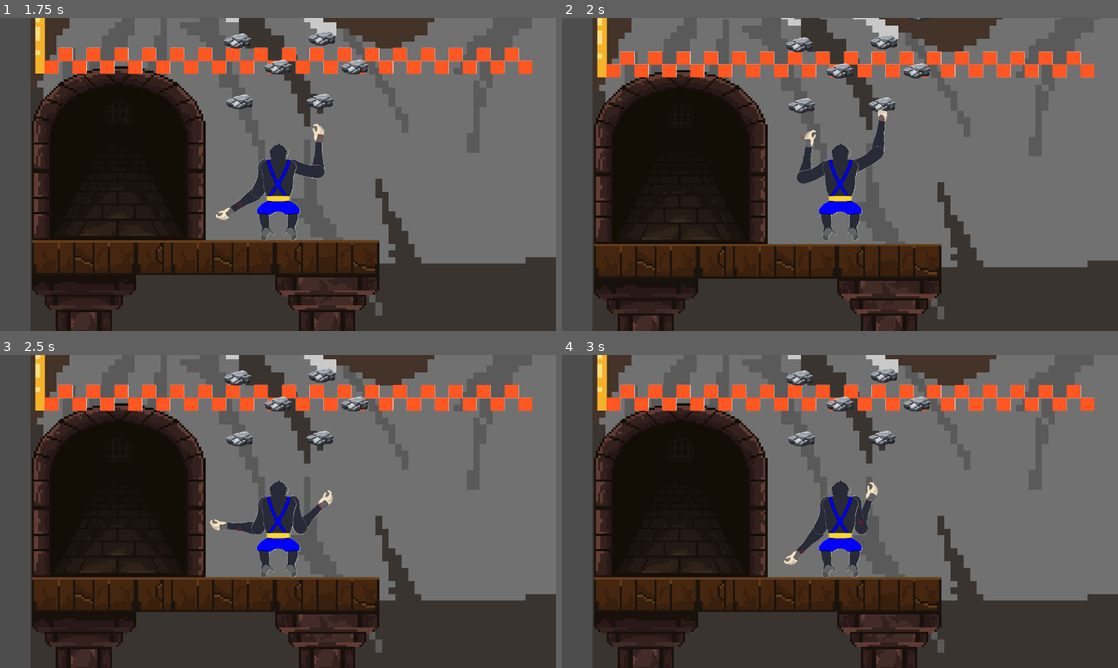
Above: before the commit, frames 1-4 (two rows, left to right).
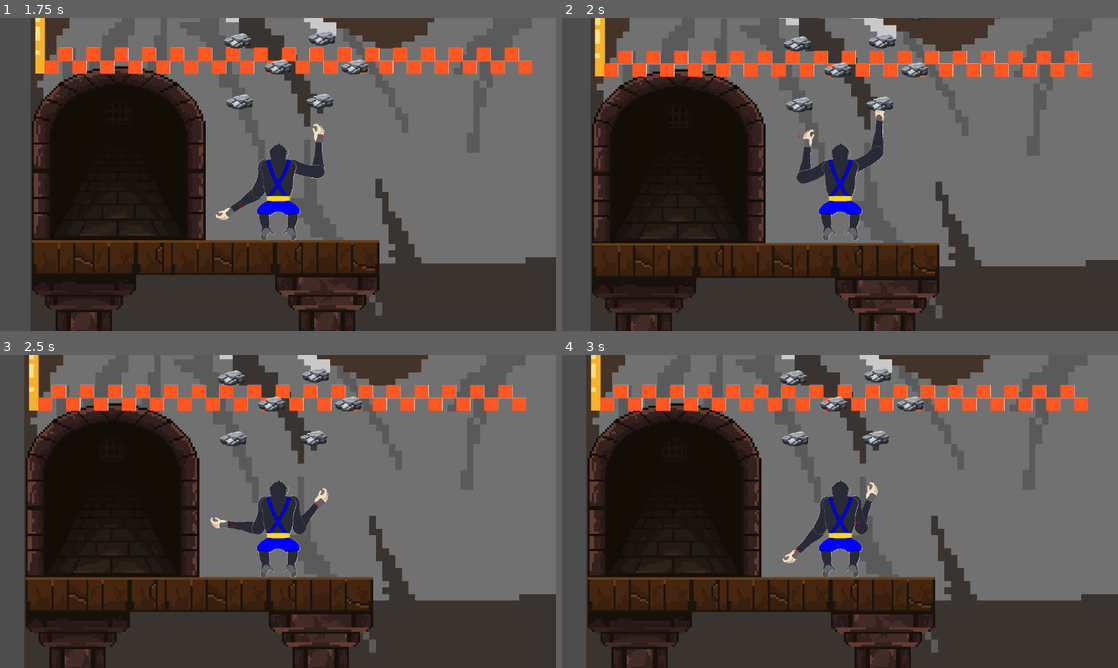
Above: after the commit, the same moments.

Repository: Igg2000/Juego_Escalada
Game: Godot game, scene res://scenes/menu.tscn
Two runs of this game, one before a commit and one after it. Both use one fixed random seed, a clock stepped at 60 frames per second and the inputs below. The engine's default icon, where the game draws it, is replaced by a stand-in: a white triangle on a blue panel in a dark square.
Inputs:
- Up to frame 1 (1.75 s): click "Tiempo" at 0.5 s; hold Space (agarre_derecho) from 1.28 s (still down); hold I from 1.28 s (still down)
- Up to frame 2 (2 s): keep holding Space (agarre_derecho); keep holding I
- Up to frame 3 (2.5 s): release Space (agarre_derecho) at 2.03 s; release I at 2.03 s; hold S from 2.03 s (still down); tap K at 2.1 s
- Up to frame 4 (3 s): release S at 2.78 s; hold Space (agarre_derecho) from 2.78 s (still down); hold J from 2.78 s (still down)

Frame 1 is identical in both runs. In frame 2, 7.9% of the frame differs, in the area x 5-100%, y 0-100%; in frame 3, 13%, in the area x 4-96%, y 0-100%; in frame 4, 13%.

Commit message:
V 0.1.6
El mono ya no sube cada vez que se agarra, si no que se desplaza 40 pixeles hasta la posicion en la que se encuentre la mano que acaba de agarrarse

_____________________________

La anterior version corregía el limite vertical del puntero de las manos

Diff:
--- a/scripts/jugador.gd
+++ b/scripts/jugador.gd
@@ -9,16 +9,21 @@
 var mono_debe_subir = false
 var velocidad_movimiento = 150.0
 var distancia_a_recorrer = 40.0
+var posicion_objetivo
 
 #guardo las posiciones de los ik para que no se muevan junto con el cuerpo
 @onready var posManoDerecha = $IK/manoDerechaIK.global_position
 @onready var posManoIzquierda = $IK/manoIzquierdaIK.global_position
 
 
-func _process(delta: float) -> void:
+func _physics_process(delta: float) -> void:
 
 	if mono_debe_subir:
 		hay_gravedad = false
+
+		# Calcular dirección hacia el objetivo cada frame
+		var direccion = (posicion_objetivo - global_position).normalized()
+		velocity = direccion * velocidad_movimiento
 
 		#me muevo mientras reestablezco las posiciones de los ik
 		move_and_slide()
@@ -39,18 +44,20 @@
 func _on_mano_izquierda_ik_agarrado() -> void:
 	print("mano izquierda agarrada")
 
-	velocity = Vector2.UP * velocidad_movimiento
+	#velocity = Vector2.UP * velocidad_movimiento
 	mano_izquierda_agarrada = true
 	mono_debe_subir = true
 	posManoIzquierda = $IK/manoIzquierdaIK.global_position
+	posicion_objetivo = posManoIzquierda
 
 func _on_mano_derecha_ik_agarrado() -> void:
 	print("mano derecha agarrada")
 
-	velocity = Vector2.UP * velocidad_movimiento
+	#velocity = Vector2.UP * velocidad_movimiento
 	mano_derecha_agarrada = true
 	mono_debe_subir = true
 	posManoDerecha = $IK/manoDerechaIK.global_position
+	posicion_objetivo= posManoDerecha
 
 func _on_mano_derecha_ik_soltado() -> void:
 	print("mano derecha soltada")
